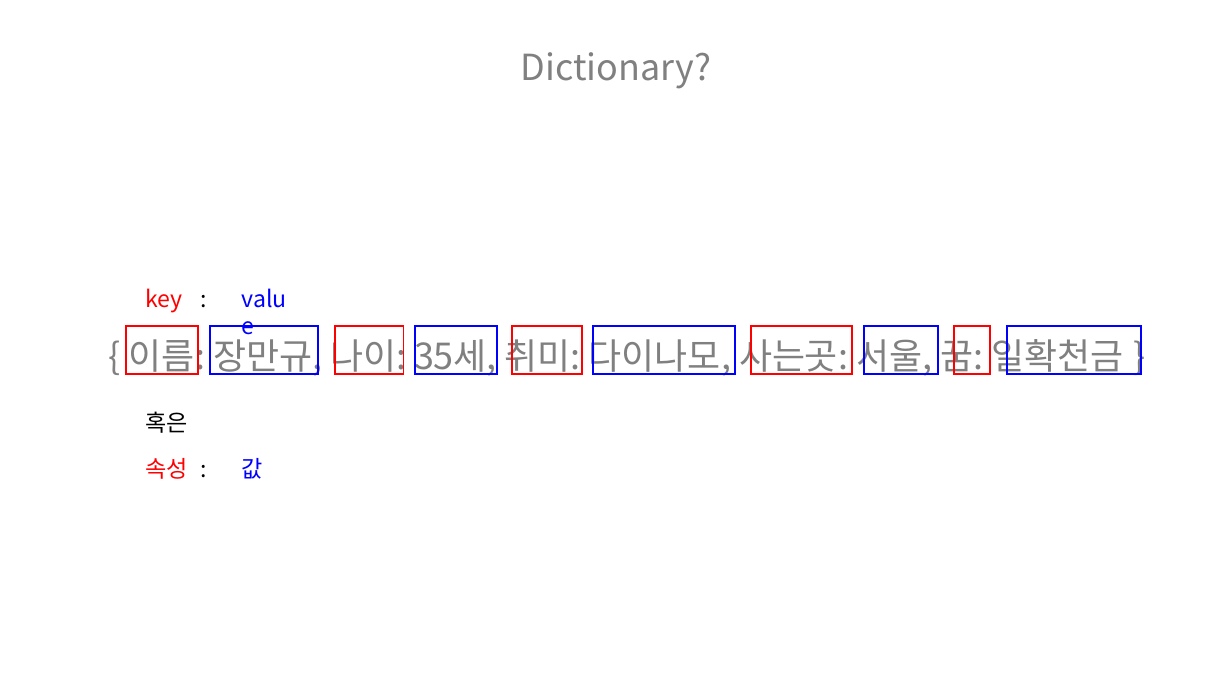
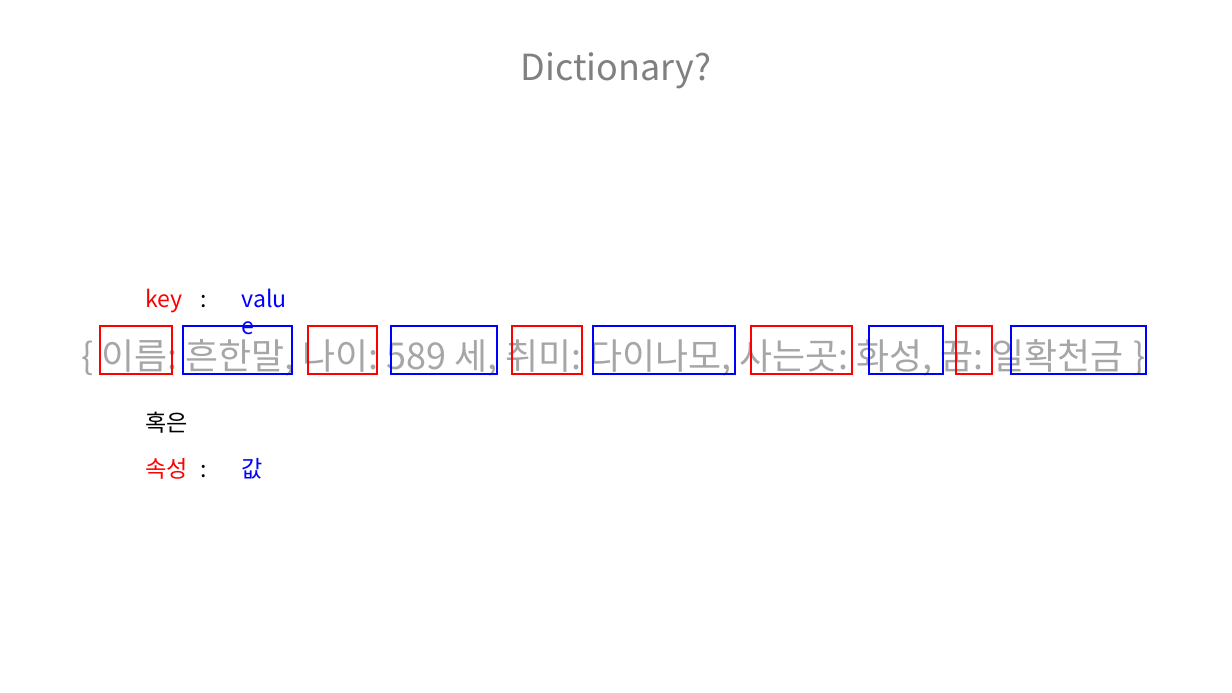
Before and after one commit to hnanmal/hnanmal_tistory, a slide deck: slide 8 of 20221109_다이나모에서 딕셔너리 활용하여 코드 복잡도 완화하기/documentum/블로그용.pptx (slide 9 before the commit). Drawn at 1232x693 pixels with LibreOffice and Linux fonts; fonts in the diff are those of the drawing. Boxes give left, top, right and bottom in pixels: in the first picture for what was removed or moved away, otherwise in the second. Text is boxed around its words. In the diff, an @@ line names an element or a change of style, - is before the commit and + after.

```diff
--- a/20221109_다이나모에서 딕셔너리 활용하여 코드 복잡도 완화하기/documentum/블로그용.pptx
+++ b/20221109_다이나모에서 딕셔너리 활용하여 코드 복잡도 완화하기/documentum/블로그용.pptx
@@ 3 rectangles: place and size @@
-3 rectangles at <box>127,326,403,374</box>
+3 rectangles at <box>100,326,376,374</box>
@@ rectangle: place and size @@
-rectangle at <box>415,326,496,374</box>
+rectangle at <box>391,326,496,374</box>
@@ rectangle: place and size @@
-rectangle at <box>864,326,938,374</box>
+rectangle at <box>869,326,943,374</box>
@@ rectangle: place and size @@
-rectangle at <box>1006,326,1141,374</box>
+rectangle at <box>1012,326,1147,374</box>
@@ text at <box>101,333,1123,375</box>: text changed; text colour #808080 to #A6A6A6 @@
-{ 이름: 장만규, 나이: 35세, 취미: 다이나모, 사는곳: 서울, 꿈: 일확천금 }
+{ 이름: 흔한말, 나이: 589 세, 취미: 다이나모, 사는곳: 화성, 꿈: 일확천금 }
```
Also in this commit, not shown: 5 other slides changed.
